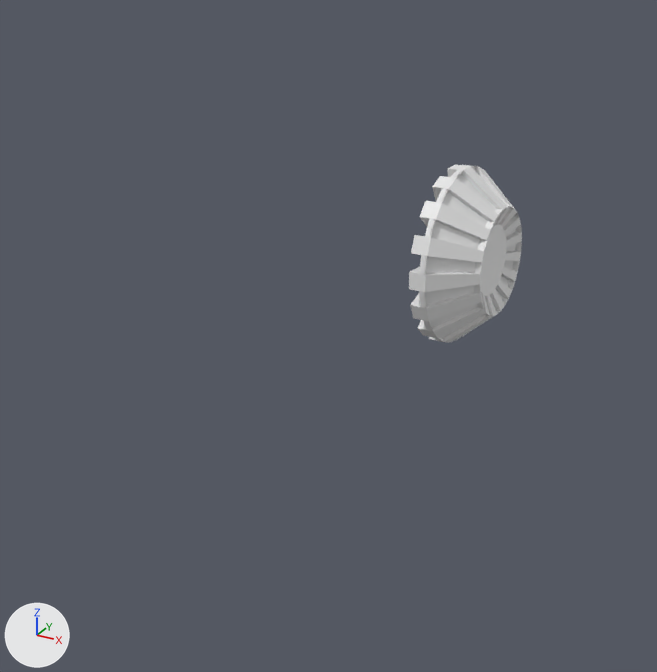
A saved change to the Blender file coin.blend.
The view is the same before and after, from a camera (50 mm lens) standing at (4.41, -12.12, 4.3) and looking at (-0.82, -2.61, -0.46). Arrows for +X, +Y and +Z are at lower left; the lights stay in place.

In view in the first picture: 'Walec'.
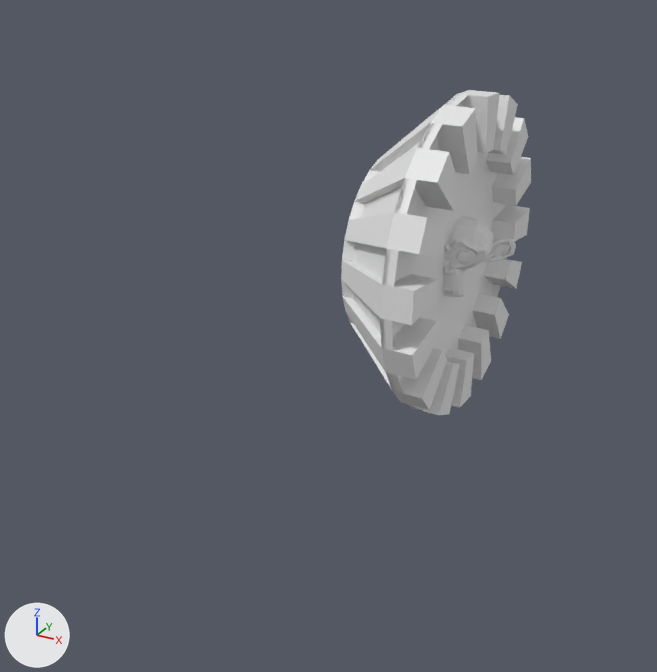
Where the newer file only moved an object's origin or applied its transform, the numbers keep the older frame.

Location of each change, [x1, y1, x2, y2] in pixels of the pictures (657 x 672 px):
'Walec', reshaped
    before: [409, 164, 522, 342]
    after: [341, 90, 531, 415]
'Monkey', turned, rescaled (not visible before)
    after: [443, 217, 516, 297]

What changed in the scene script:
```text
Change me_walec:
    where me_walec.from_pydata(...)  # 323 vertices, 322 faces; spans x -1.0..2.2, y -2.7..1.0, z -22.6..42.7
    used by ob_walec; parent = ob_monkey; location = (0.0, 0.0, 0.0); rotation_euler = (-1.594, 0.862, -4.775), in degrees (-91, 49, -274); scale = (1.31, 1.3, 0.0262)
    me_walec part 1: the whole mesh is multiplied about its middle by the matrix ((0.558, 0.525, -0.013), (0.504, 0.4, 0.015), (33.091, -37.1, -0.041)), then moved by (-0.8, 0.9, 43.2)
Change ob_monkey:
    ob_monkey.rotation_euler: (0.0, 0.0, -1.568) -> (0.0, 0.0, 0.0)  # degrees (0, 0, -90) -> degrees (0, 0, 0)
    ob_monkey.scale: (0.558, 0.558, 0.558) -> (1.0, 1.0, 1.0)
```
